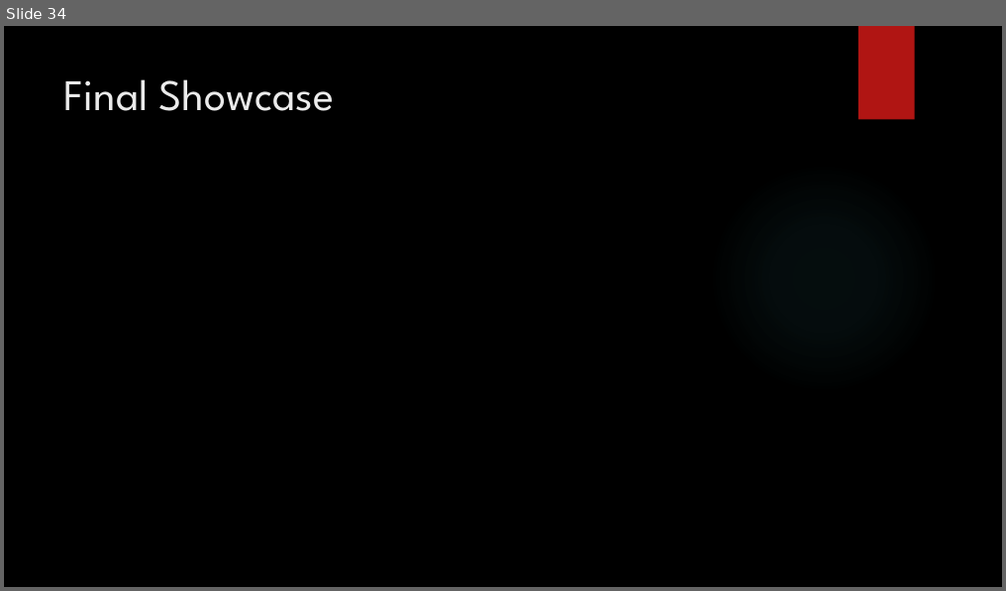
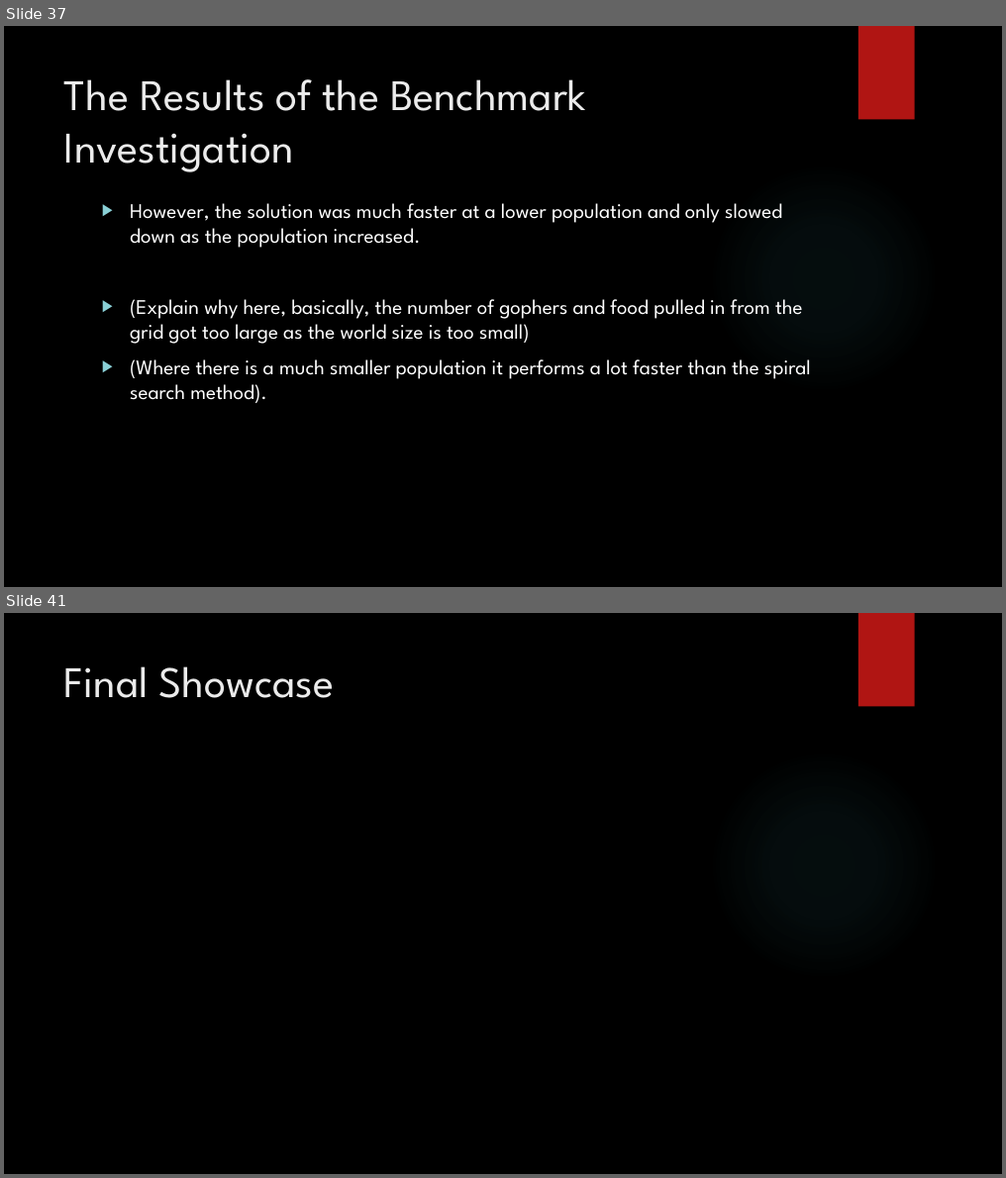
Before and after one commit to jaminologist/GopherLife, a slide deck: GopherLife.pptx. Shown one above the other, each under a label of ours: slide 34 before the commit, slides 37 and 41 after it; the slides between them are not shown. The pictures are 1006x591 and 1006x1178 pixels, drawn with LibreOffice and Linux fonts; fonts in the diff are those of the drawing; background and template pictures are left out. Boxes give left, top, right and bottom in pixels: in the first picture for what was removed or moved away, otherwise in the second. Text is boxed around its words. In the diff, an @@ line names an element or a change of style, - is before the commit and + after.

```diff
--- a/GopherLife.pptx
+++ b/GopherLife.pptx
@@ slide 37 added at [4, 26, 1002, 587], background picture (left out); not listed: 2 template elements that a slide beside it also shows @@
@@ title added at [64, 79, 585, 173], 42 pt, text #EBEBEB @@
+The Results of the Benchmark Investigation
@@ text added at [130, 203, 811, 403], 20 pt, text #FFFFFF @@
+▶ However, the solution was much faster at a lower population and only slowed down as the population increased.
+▶ (Explain why here, basically, the number of gophers and food pulled in from the grid got too large as the world size is too small)
+▶ (Where there is a much smaller population it performs a lot faster than the spiral search method).
@@ what was slide 34 is now slide 41 @@
```
Also in this commit, not shown: 15 slides changed, 16 other slides added, 15 slides removed, 8 other files.
